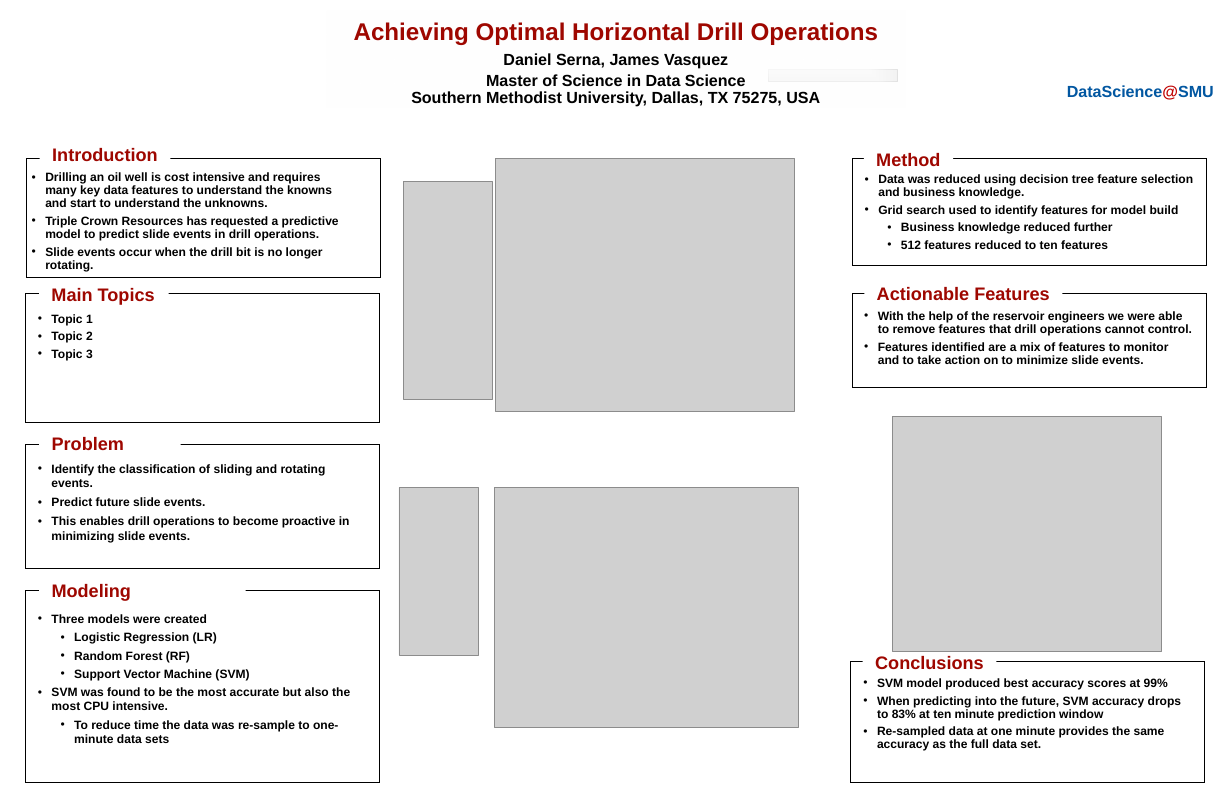
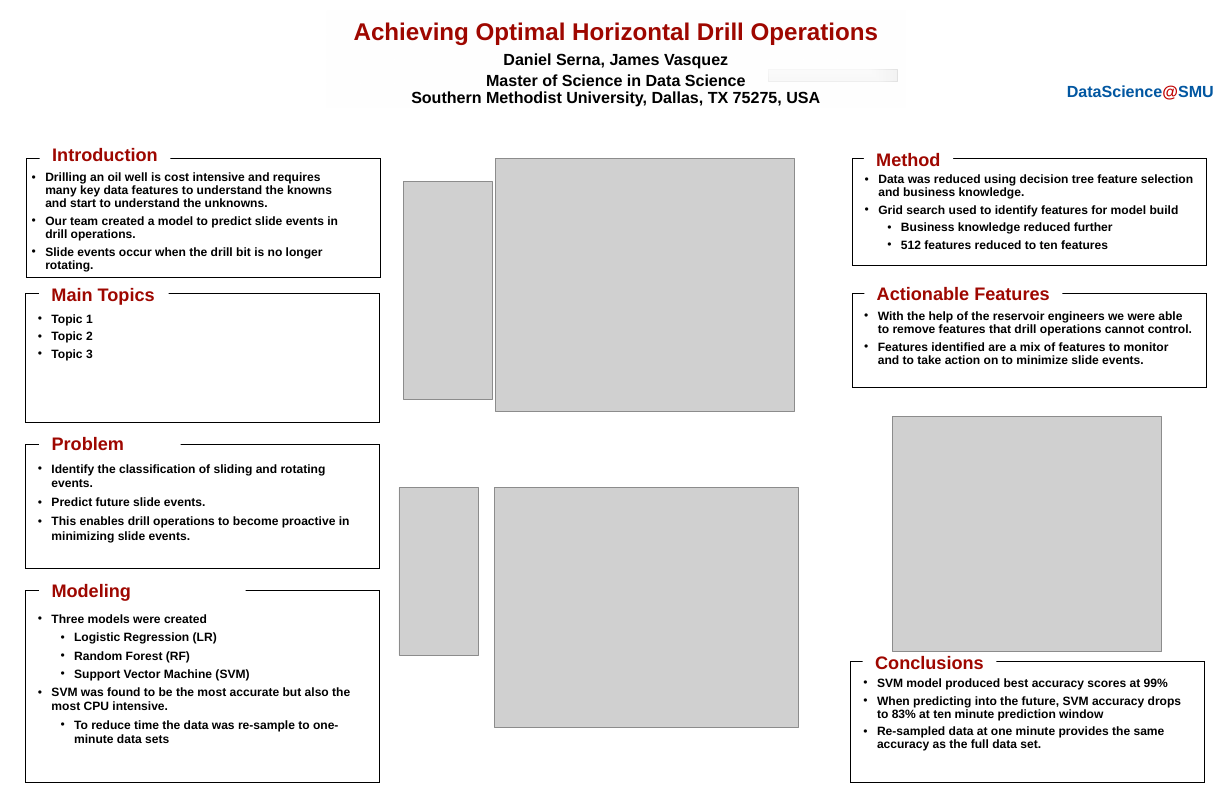
Before and after one commit to jvasquezDC/CapstoneA, a slide deck: slide 1 of PosterSession/Serna_Vasquez_PosterSession.ppt. Drawn at 1232x797 pixels with LibreOffice and Linux fonts; fonts in the diff are those of the drawing; grey boxes stand for pictures; background and template pictures are left out. Boxes give left, top, right and bottom in pixels: in the first picture for what was removed or moved away, otherwise in the second. Text is boxed around its words. In the diff, an @@ line names an element or a change of style, - is before the commit and + after.

Commit message:
another minor update.

```diff
--- a/PosterSession/Serna_Vasquez_PosterSession.ppt
+++ b/PosterSession/Serna_Vasquez_PosterSession.ppt
@@ text at box(45, 216, 338, 241): text changed @@
-• Triple Crown Resources has requested a predictive model to predict slide events in drill operations.
+• Our team created a model to predict slide events in drill operations.
```
